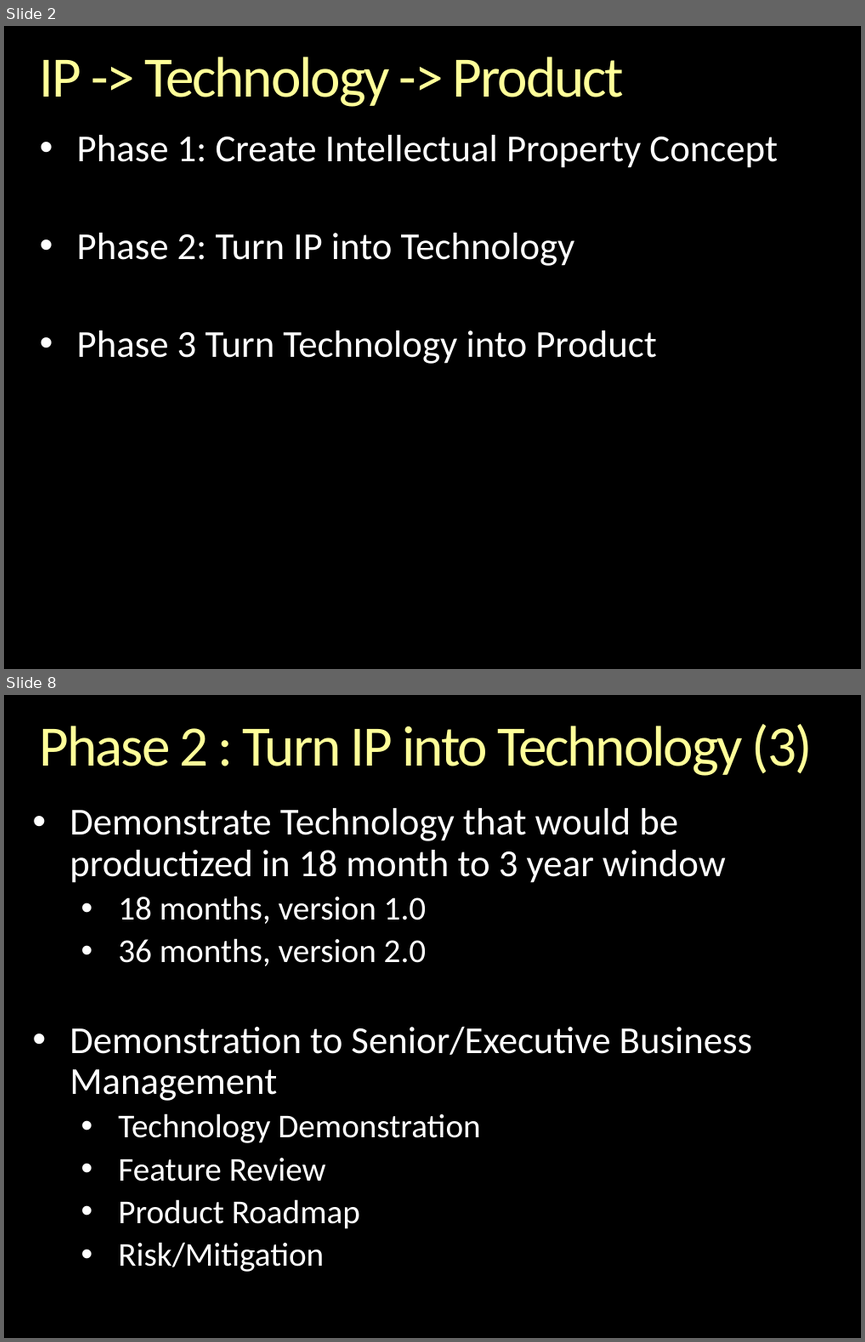
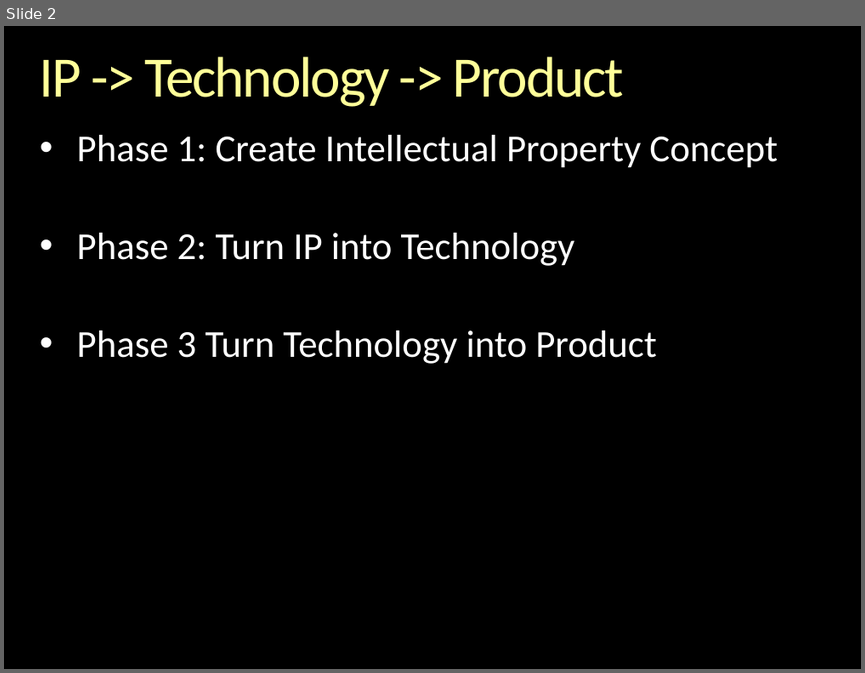
Before and after one commit to andrewferlitsch/epipog-nosql, a slide deck: sprints/Methodology.pptx. Shown one above the other, each under a label of ours: slides 2 and 8 before the commit, slide 2 after it; the slides between them are not shown. The pictures are 865x1342 and 865x673 pixels, drawn with LibreOffice and Linux fonts; fonts in the diff are those of the drawing; background and template pictures are left out. Boxes give left, top, right and bottom in pixels: in the first picture for what was removed or moved away, otherwise in the second. Text is boxed around its words. In the diff, an @@ line names an element or a change of style, - is before the commit and + after.

```diff
--- a/sprints/Methodology.pptx
+++ b/sprints/Methodology.pptx
@@ slide 8 removed at (x1=4, y1=695, x2=861, y2=1338), background picture (left out) @@
@@ title removed at (x1=40, y1=724, x2=812, y2=776) @@
-Phase 2 : Turn IP into Technology (3)
@@ text removed at (x1=69, y1=808, x2=753, y2=1271) @@
-• Demonstrate Technology that would be productized in 18 month to 3 year window
-  • 18 months, version 1.0
-  • 36 months, version 2.0
-• Demonstration to Senior/Executive Business Management
-  • Technology Demonstration
-  • Feature Review
-  • Product Roadmap
-  • Risk/Mitigation
```
Also in this commit, not shown: 7 slides changed, 1 slide added, 1 other slide removed, 1 other file.
